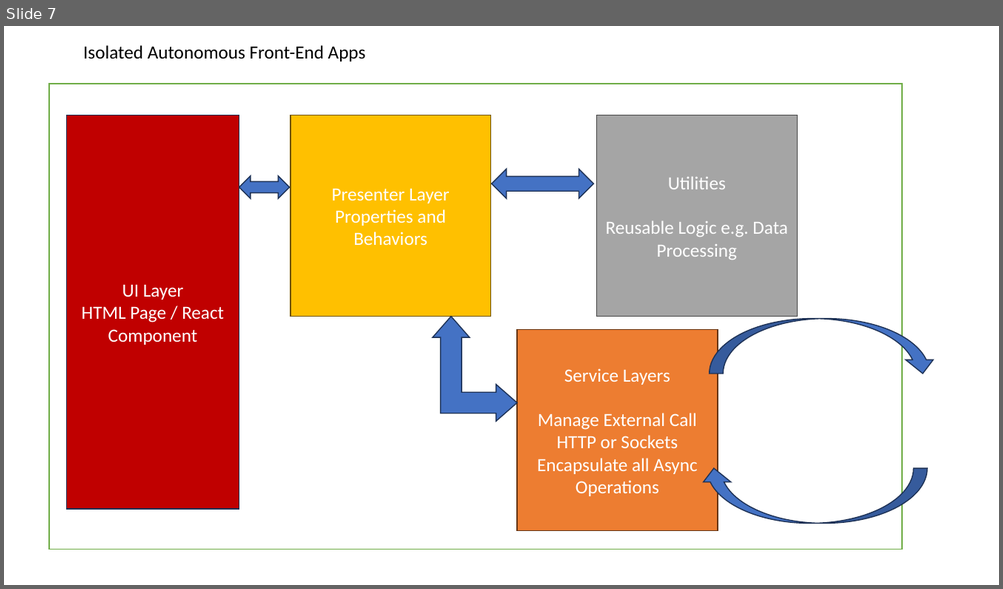
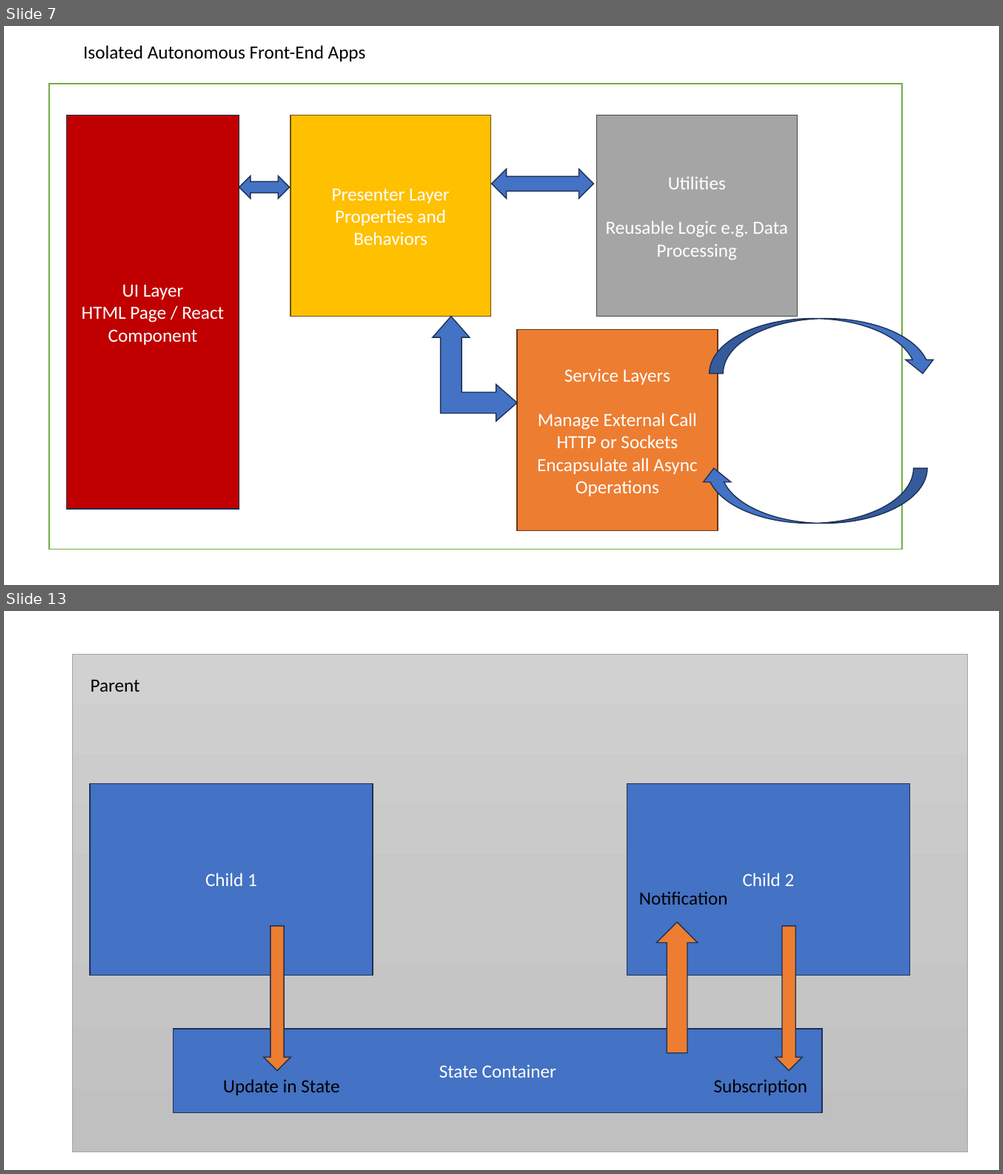
Before and after one commit to maheshsabnis/tscapita, a slide deck: TRaining_Im agesa.pptx. Shown one above the other, each under a label of ours: slide 7 before the commit, slides 7 and 13 after it; the slides between them are not shown. The pictures are 1003x589 and 1003x1174 pixels, drawn with LibreOffice and Linux fonts; fonts in the diff are those of the drawing. Boxes give left, top, right and bottom in pixels: in the first picture for what was removed or moved away, otherwise in the second. Text is boxed around its words. In the diff, an @@ line names an element or a change of style, - is before the commit and + after.

```diff
--- a/TRaining_Im agesa.pptx
+++ b/TRaining_Im agesa.pptx
@@ slide 13 added at (x1=4, y1=611, x2=999, y2=1170), background #FFFFFF @@
@@ rectangle added at (x1=73, y1=654, x2=967, y2=1152), fill gradient #D2D2D2 to #C8C8C8 to #C0C0C0, outline #A5A5A5 0.5 pt @@
@@ text added at (x1=91, y1=680, x2=140, y2=692), 18 pt, text #000000 @@
+Parent
@@ rectangle added at (x1=90, y1=783, x2=373, y2=975), fill #4472C4, outline #1E3256 1 pt, 18 pt, text #FFFFFF @@
+Child 1
@@ rectangle added at (x1=627, y1=783, x2=910, y2=975), fill #4472C4, outline #1E3256 1 pt, 18 pt, text #FFFFFF @@
+Child 2
@@ text added at (x1=639, y1=891, x2=728, y2=905), 18 pt, text #000000 @@
+Notification
@@ down arrow added at (x1=264, y1=925, x2=290, y2=1071), fill #ED7D31, outline #1E3256 1 pt @@
@@ up arrow added at (x1=656, y1=922, x2=697, y2=1054), fill #ED7D31, outline #1E3256 1 pt @@
@@ down arrow added at (x1=776, y1=925, x2=802, y2=1071), fill #ED7D31, outline #1E3256 1 pt @@
@@ rectangle added at (x1=173, y1=1029, x2=822, y2=1113), fill #4472C4, outline #1E3256 1 pt, 18 pt, text #FFFFFF @@
+State Container
@@ text added at (x1=223, y1=1079, x2=339, y2=1096), 18 pt, text #000000 @@
+Update in State
@@ text added at (x1=714, y1=1079, x2=808, y2=1096), 18 pt, text #000000 @@
+Subscription
```
Also in this commit, not shown: 5 other slides added, 29 other files.
